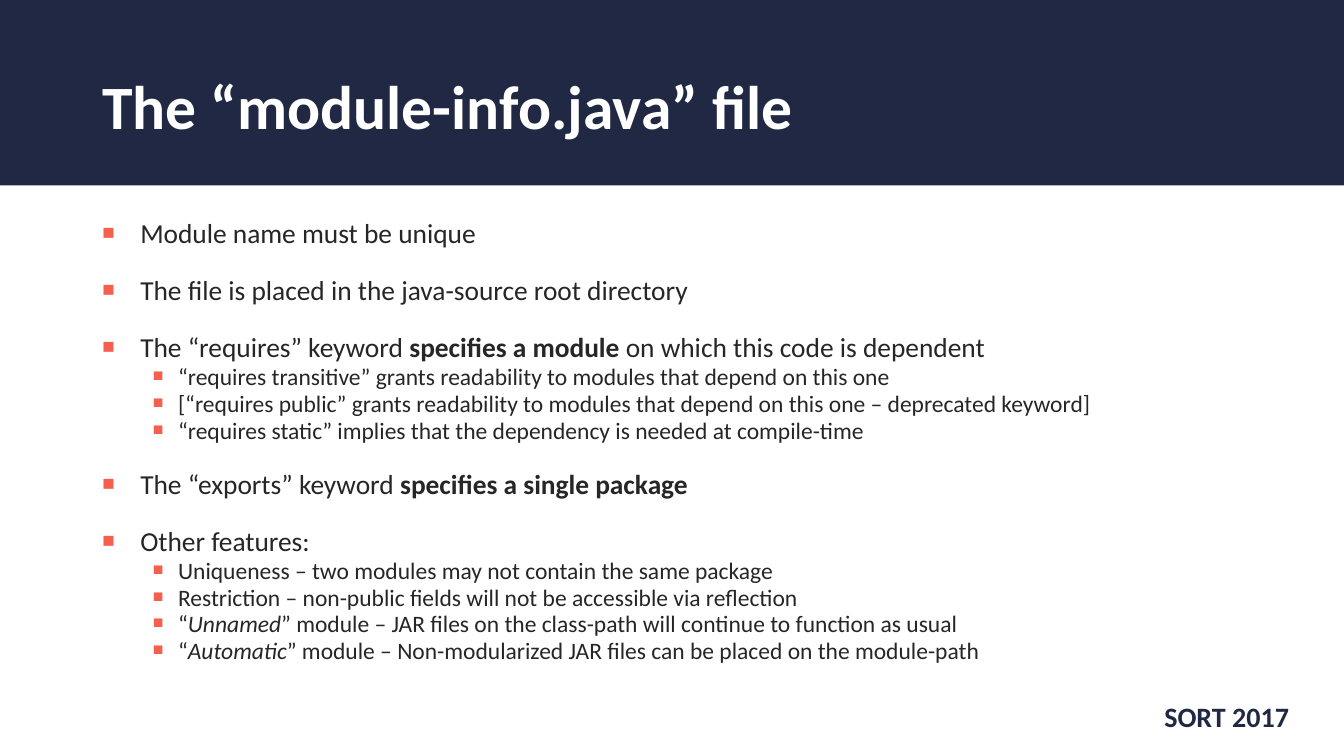
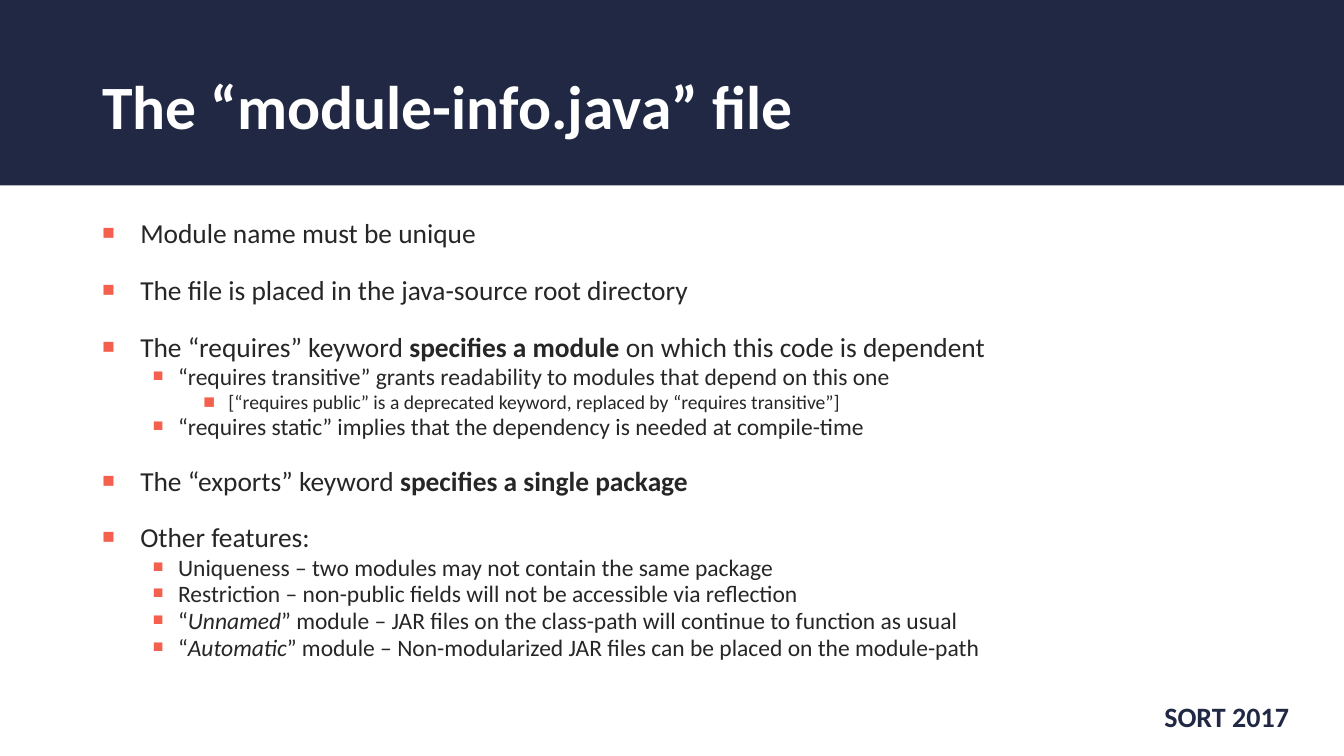
Before and after one commit to wjohnson000/java9-sort, a slide deck: slide 11 of sort-2017-java9.pptx. Drawn at 1344x756 pixels with LibreOffice and Linux fonts; fonts in the diff are those of the drawing; background and template pictures are left out. Boxes give left, top, right and bottom in pixels: in the first picture for what was removed or moved away, otherwise in the second. Text is boxed around its words. In the diff, an @@ line names an element or a change of style, - is before the commit and + after.

```diff
--- a/sort-2017-java9.pptx
+++ b/sort-2017-java9.pptx
@@ text at <box>228,395,839,412</box>: text changed; size 16.8 to 14 pt @@
-  ■ [“requires public” grants readability to modules that depend on this one – deprecated keyword]
+    ■ [“requires public” is a deprecated keyword, replaced by “requires transitive”]
```
Also in this commit, not shown: 11 other slides changed, 2 slides added, 9 other files.
